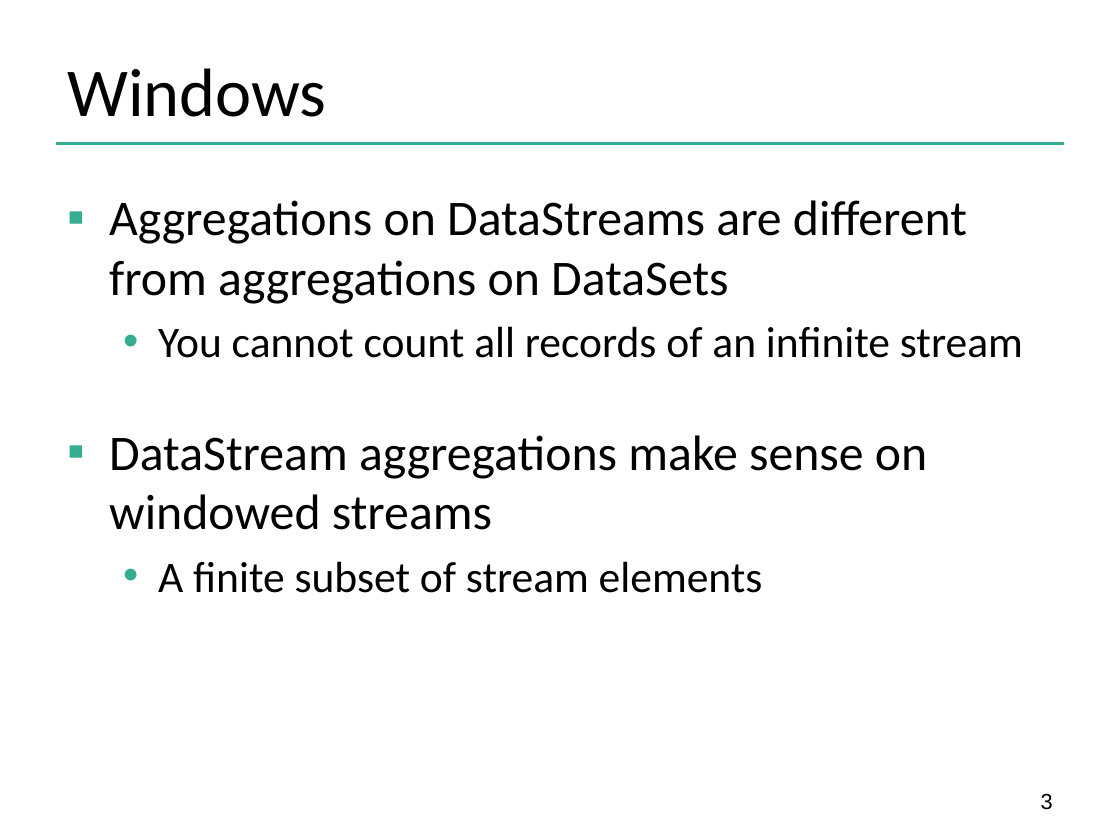
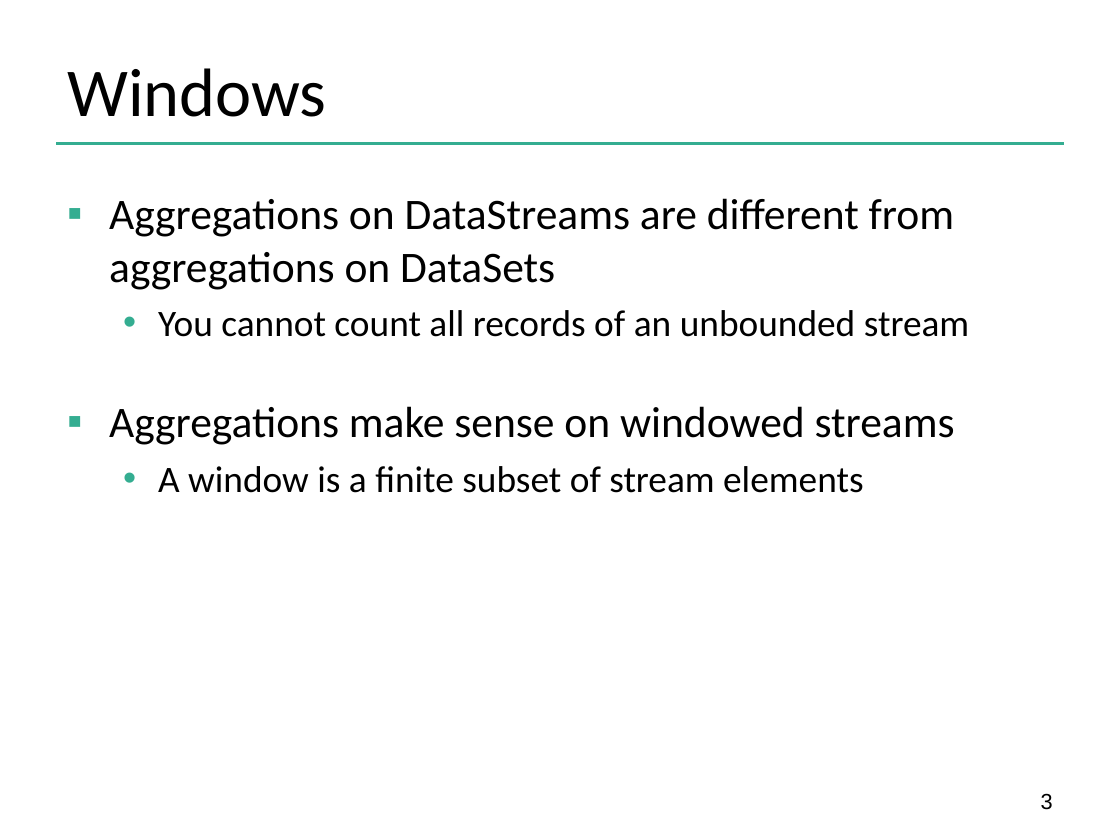
Before and after one commit to dataArtisans/flink-training-web, a slide deck: slide 3 of slides/flink_stream_windows.pptx. Drawn at 1120x840 pixels with LibreOffice and Linux fonts; fonts in the diff are those of the drawing; background and template pictures are left out. Boxes give left, top, right and bottom in pixels: in the first picture for what was removed or moved away, otherwise in the second. Text is boxed around its words. In the diff, an @@ line names an element or a change of style, - is before the commit and + after.

Commit message:
improved some of the slides, especially around windows, and watermarks

```diff
--- a/slides/flink_stream_windows.pptx
+++ b/slides/flink_stream_windows.pptx
@@ text at (109,198,954,290): size 32 to 28 pt in "Aggregations on DataStreams are different from aggregations ..." @@
@@ text at (109,310,969,493): text changed; size 28 to 24 pt @@
-  • You cannot count all records of an infinite stream
-▪ DataStream aggregations make sense on windowed streams
-  • A finite subset of stream elements
+  • You cannot count all records of an unbounded stream
+▪ Aggregations make sense on windowed streams
+  • A window is a finite subset of stream elements
```
Also in this commit, not shown: 18 other slides changed, 5 slides added, 2 slides removed, 5 other files.
